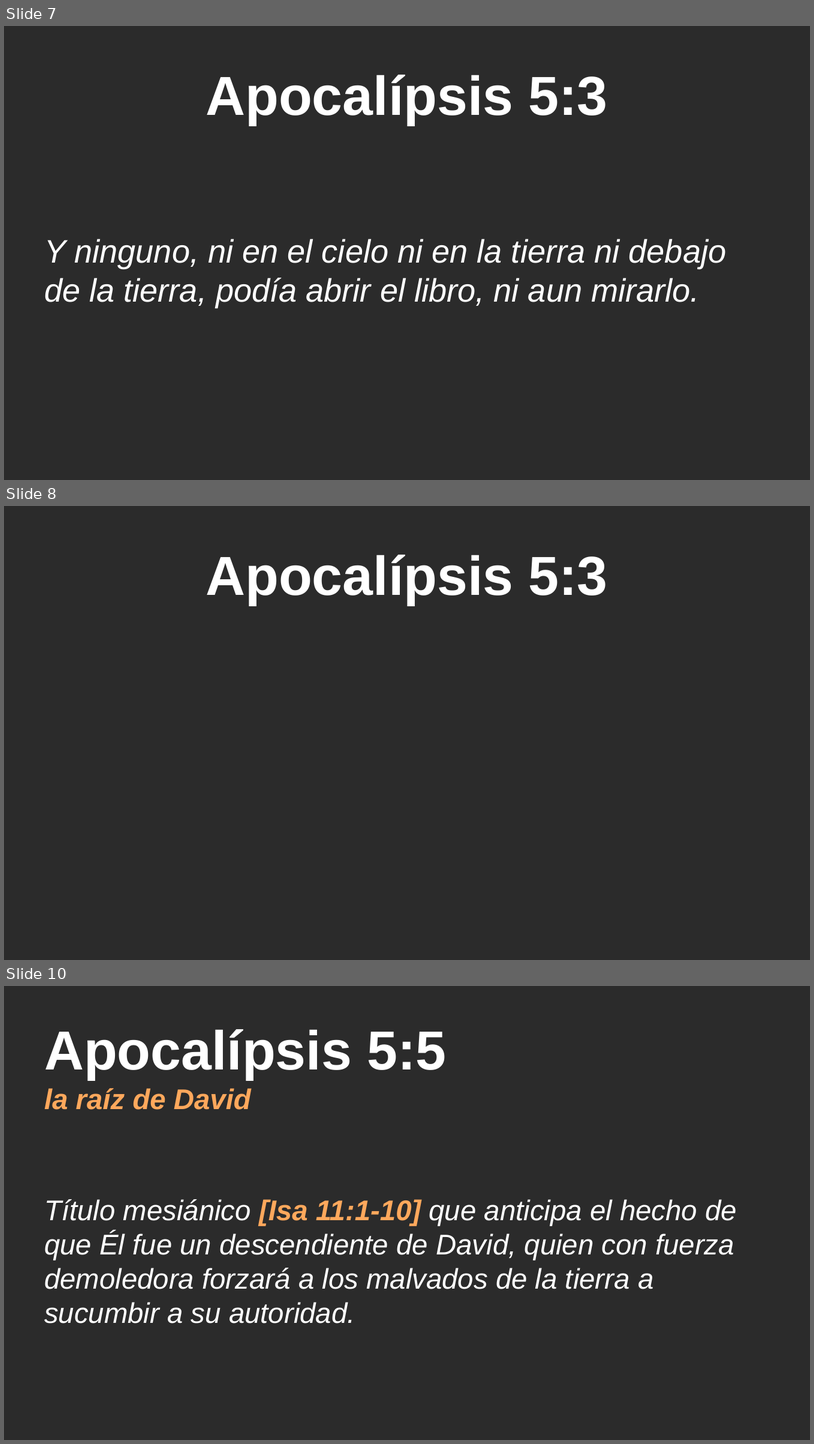
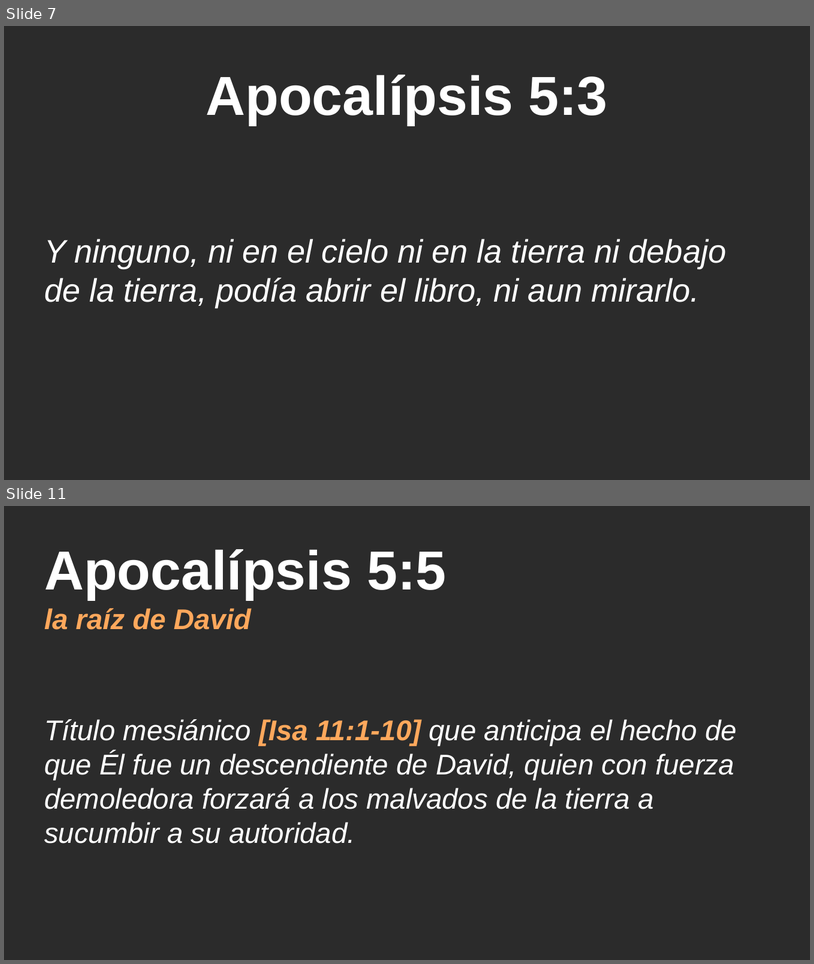
Before and after one commit to CreyTuning/documents, a slide deck: slideshow/Apocalipsis/5. Capitulo 5.pptx. Shown one above the other, each under a label of ours: slides 7, 8 and 10 before the commit, slides 7 and 11 after it; the slides between them are not shown. The pictures are 814x1444 and 814x964 pixels, drawn with LibreOffice and Linux fonts; fonts in the diff are those of the drawing; background and template pictures are left out; a plain dark background stands for a picture behind light text. Boxes give left, top, right and bottom in pixels: in the first picture for what was removed or moved away, otherwise in the second. Text is boxed around its words. In the diff, an @@ line names an element or a change of style, - is before the commit and + after.

```diff
--- a/slideshow/Apocalipsis/5. Capitulo 5.pptx
+++ b/slideshow/Apocalipsis/5. Capitulo 5.pptx
@@ slide 8 removed at (x1=4, y1=506, x2=810, y2=960), background picture (left out) @@
@@ title removed at (x1=206, y1=555, x2=608, y2=605) @@
-Apocalípsis 5:3
@@ what was slide 10 is now slide 11 @@
```
Also in this commit, not shown: 3 slides added, 1 other slide removed.
